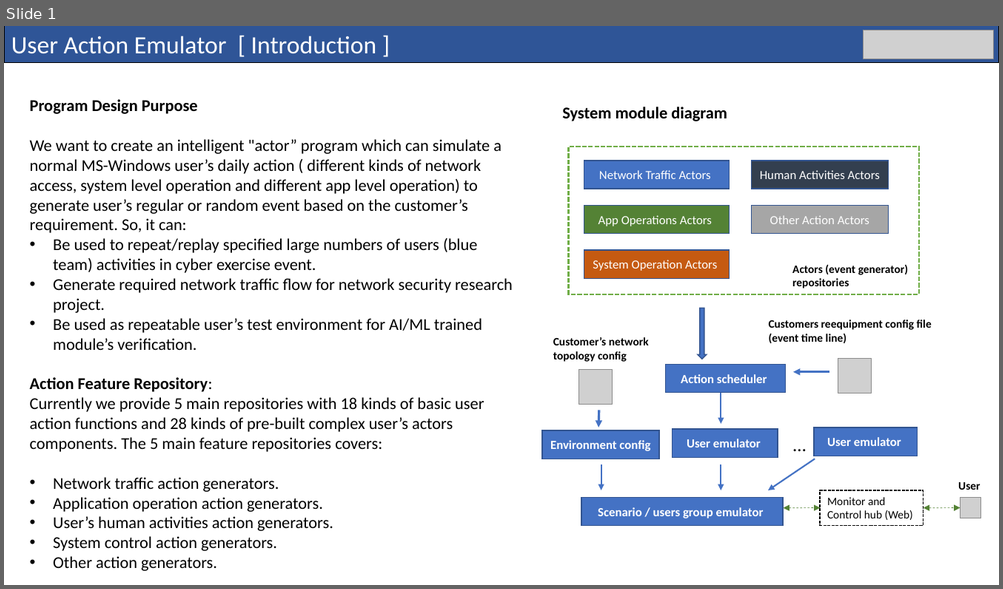
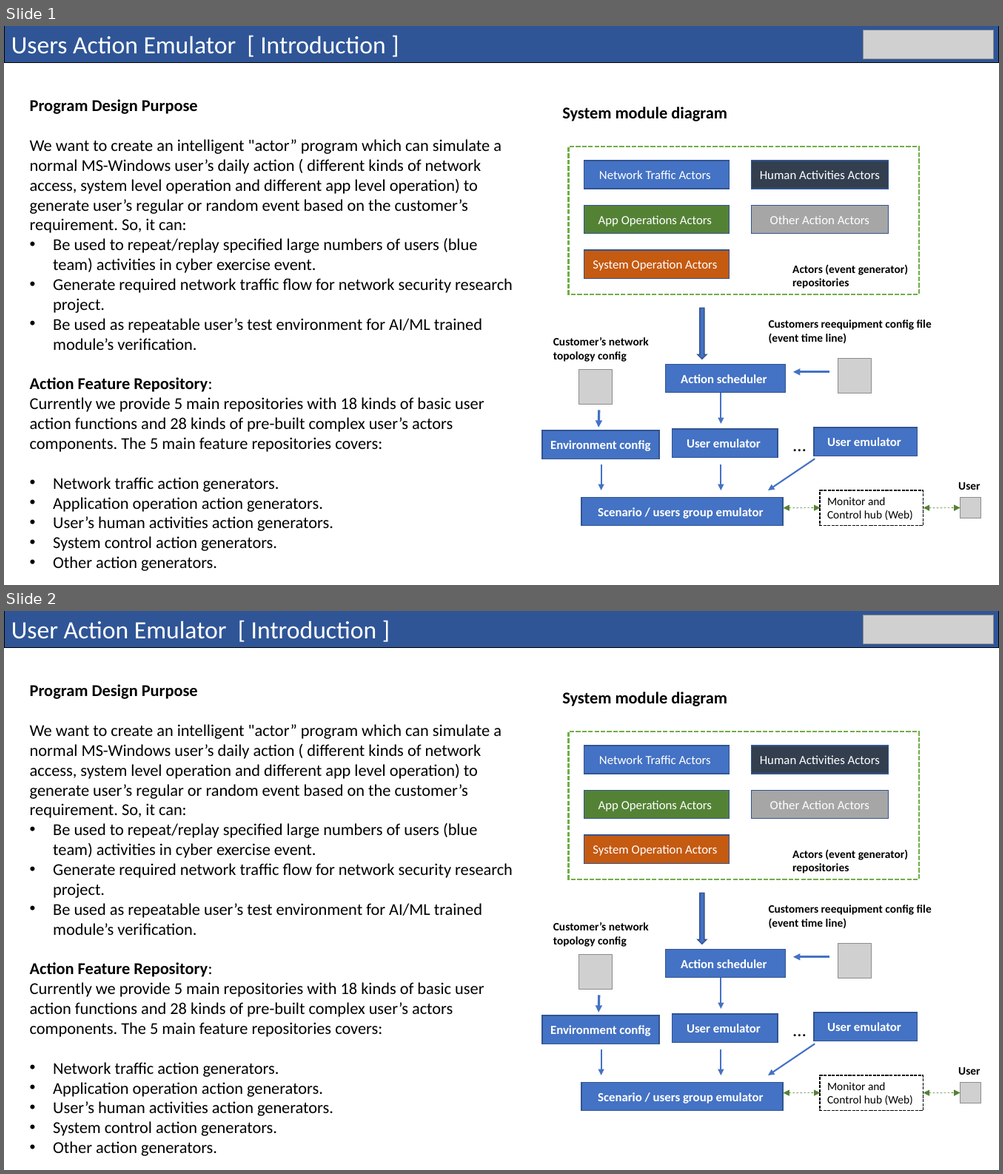
Before and after one commit to LiuYuancheng/Cluster_User_Emulation_System, a slide deck: doc/designDoc.pptx. Shown one above the other, each under a label of ours: slide 1 before the commit, slides 1 and 2 after it. The pictures are 1003x589 and 1003x1174 pixels, drawn with LibreOffice and Linux fonts; fonts in the diff are those of the drawing; grey boxes stand for pictures. Boxes give left, top, right and bottom in pixels: in the first picture for what was removed or moved away, otherwise in the second. Text is boxed around its words. In the diff, an @@ line names an element or a change of style, - is before the commit and + after.

Commit message:
update the code doc.

```diff
--- a/doc/designDoc.pptx
+++ b/doc/designDoc.pptx
@@ slide 1 added at <box>4,26,999,585</box>, background #FFFFFF @@
@@ rectangle added at <box>4,26,999,62</box>, fill #2F5597, outline #000000 0.75 pt, 24 pt, text #FFFFFF @@
+Users Action Emulator [ Introduction ]
@@ picture added at <box>862,30,993,59</box> @@
@@ text added at <box>30,99,512,571</box>, 16 pt, text #000000 @@
+Program Design Purpose
+We want to create an intelligent "actor” program which can simulate a normal MS-Windows user’s daily action ( different kinds of network access, system level operation and different app level operation) to generate user’s regular or random event based on the customer’s requirement. So, it can:
+• Be used to repeat/replay specified large numbers of users (blue team) activities in cyber exercise event.
+• Generate required network traffic flow for network security research project.
+• Be used as repeatable user’s test environment for AI/ML trained module’s verification.
+Action Feature Repository:
+Currently we provide 5 main repositories with 18 kinds of basic user action functions and 28 kinds of pre-built complex user’s actors components. The 5 main feature repositories covers:
+• Network traffic action generators.
+• Application operation action generators.
+• User’s human activities action generators.
+• System control action generators.
+• Other action generators.
@@ text added at <box>562,107,727,121</box>, 16 pt, text #000000, bold @@
+System module diagram
@@ rectangle added at <box>569,147,919,295</box>, fill #FFFFFF, outline #70AD47 1.5 pt dashed @@
@@ rectangle added at <box>583,160,729,189</box>, fill #4472C4, outline #325491 1 pt, 12 pt, text #FFFFFF @@
+Network Traffic Actors
@@ rectangle added at <box>751,160,888,189</box>, fill #333F50, outline #325491 1 pt, 12 pt, text #FFFFFF @@
+Human Activities Actors
@@ rectangle added at <box>583,206,729,234</box>, fill #548235, outline #325491 1 pt, 12 pt, text #FFFFFF @@
+App Operations Actors
@@ rectangle added at <box>751,206,888,234</box>, fill #A6A6A6, outline #325491 1 pt, 12 pt, text #FFFFFF @@
+Other Action Actors
@@ rectangle added at <box>583,250,729,279</box>, fill #C55A11, outline #325491 1 pt, 12 pt, text #FFFFFF @@
+System Operation Actors
@@ text added at <box>792,264,908,289</box>, 11 pt, text #000000, bold @@
+Actors (event generator) repositories
@@ down arrow added at <box>697,308,706,359</box>, fill #4472C4, outline #325491 1 pt @@
@@ text added at <box>768,320,931,343</box>, 11 pt, text #000000, bold @@
+Customers reequipment config file (event time line)
@@ text added at <box>553,338,649,362</box>, 11 pt, text #000000, bold @@
+Customer’s network topology config
@@ picture added at <box>578,370,612,404</box> @@
@@ rectangle added at <box>665,365,785,393</box>, fill #4472C4, outline #325491 1 pt, 12 pt, text #FFFFFF, bold @@
+Action scheduler
@@ arrow added from (830, 372) to (794, 372), #4472C4 2.25 pt @@
@@ picture added at <box>838,359,872,393</box> @@
@@ arrow added from (721, 393) to (721, 424), #4472C4 1.5 pt @@
@@ arrow added from (599, 410) to (599, 427), #4472C4 2.25 pt @@
@@ rectangle added at <box>542,431,659,460</box>, fill #4472C4, outline #325491 1 pt, 12 pt, text #FFFFFF, bold @@
+Environment config
@@ rectangle added at <box>672,429,778,458</box>, fill #4472C4, outline #325491 1 pt, 12 pt, text #FFFFFF, bold @@
+User emulator
@@ text added at <box>786,429,814,460</box>, 18 pt, text #000000 @@
+…
@@ rectangle added at <box>814,428,918,457</box>, fill #4472C4, outline #325491 1 pt, 12 pt, text #FFFFFF, bold @@
+User emulator
@@ arrow added from (601, 466) to (601, 491), #4472C4 1.5 pt @@
@@ arrow added from (721, 466) to (721, 491), #4472C4 1.5 pt @@
@@ arrow added from (815, 460) to (768, 491), #4472C4 1.5 pt @@
@@ rectangle added at <box>819,491,923,526</box>, outline #000000 1 pt dashed, 11 pt, text #000000 @@
+Monitor and Control hub (Web)
@@ text added at <box>958,483,979,490</box>, 11 pt, text #000000, bold @@
+User
@@ rectangle added at <box>581,497,783,526</box>, fill #4472C4, outline #325491 1 pt, 12 pt, text #FFFFFF, bold @@
+Scenario / users group emulator
@@ double arrow added from (783, 508) to (820, 508), #548235 0.5 pt dashed @@
@@ double arrow added from (923, 508) to (960, 508), #548235 0.5 pt dashed @@
@@ picture added at <box>960,497,981,518</box> @@
@@ what was slide 1 is now slide 2 @@
```
Also in this commit, not shown: 1 slide changed.
